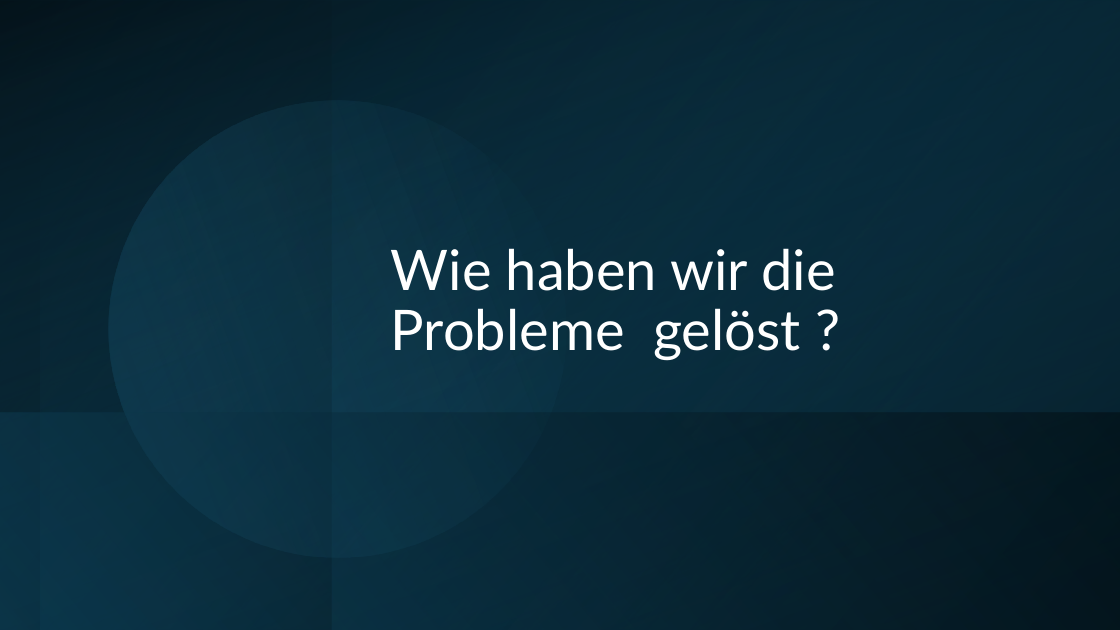
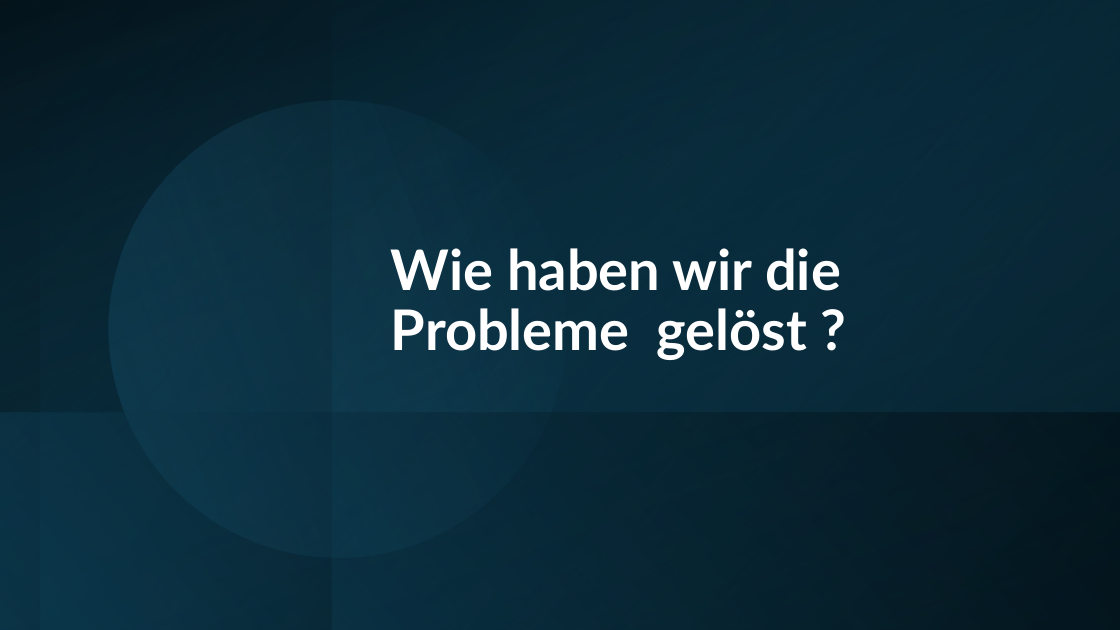
Before and after one commit to kis4-2026ss/projekt-g1-dorninger-pallinger, a slide deck: slide 9 of AI-Assisted Java Legacy Migration.pptx. Drawn at 1120x630 pixels with LibreOffice and Linux fonts; fonts in the diff are those of the drawing. Boxes give left, top, right and bottom in pixels: in the first picture for what was removed or moved away, otherwise in the second. Text is boxed around its words. In the diff, an @@ line names an element or a change of style, - is before the commit and + after.

```diff
--- a/AI-Assisted Java Legacy Migration.pptx
+++ b/AI-Assisted Java Legacy Migration.pptx
@@ title "Wie haben wir die Probleme ..." at (391,248,841,360): bold on @@
```
Also in this commit, not shown: 15 other slides changed, 2 slides added.
